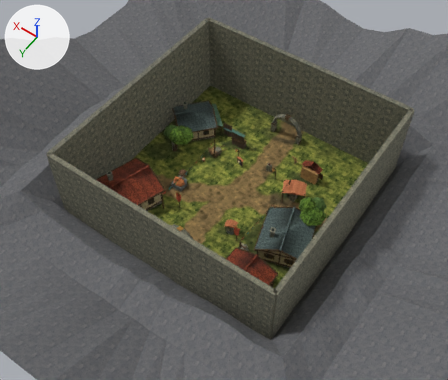
One commit to the FBX model Assets/Resources/Bellwake/Rooms/Bellmarket.fbx: the scene before it, then after it.
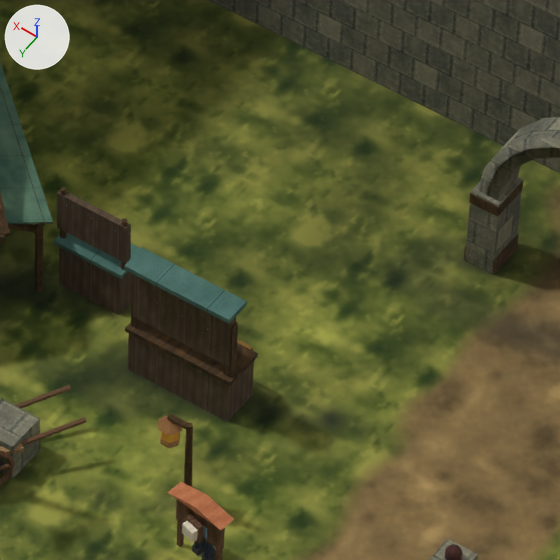
Old and new are each drawn from a 50 mm lens placed at (-37.54, 55.78, 86.95), pointed at (0.88, 1.98, 2.42) and again close up on the part from 48% to 63% of the width and 26% to 43% of the height. The axes (+X, +Y, +Z) are drawn at upper left. The lights are the same throughout. The first two pictures are the older version. Vertices at exactly the same position are counted once.

Objects in the first close-up: 'C_Solids', 'Ina', 'Roster', 'Set', 'Terrain' and 1 more.
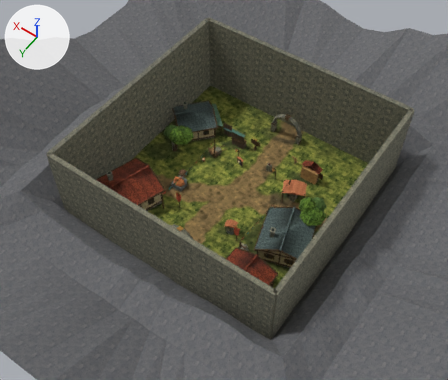
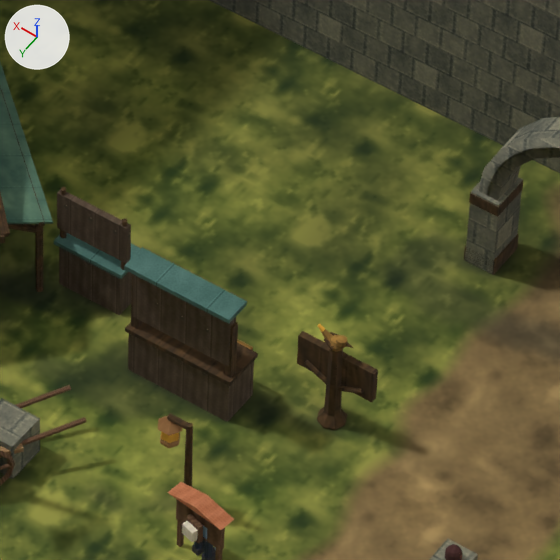
Scene script edits in JSON lines:
```json
{"op": "add", "block": "img_rowanwaypost_png", "code": ["img_rowanwaypost_png = load_image('RowanWaypost.png', '../Textures/RowanWaypost.png', 288, 128, 'sRGB')"]}
{"op": "add", "block": "mat_rowanwaypost", "code": ["mat_rowanwaypost = principled_material('RowanWaypost')", "mat_rowanwaypost.texture = img_rowanwaypost_png", "mat_rowanwaypost.roughness = 0.95"]}
{"block": "me_cube_001", "where": "# used by ob_set; location = (0.0, 0.0, 0.0)"}
{"op": "remove", "block": "me_cube_001", "code": "me_cube_001.from_pydata(...)  # 6965 vertices, 6551 faces; spans x -18.3..20.6, y -17.5..18.8, z -0.2..7.0"}
{"op": "add", "block": "me_cube_001", "code": "me_cube_001.from_pydata(...)  # 7194 vertices, 6721 faces; spans x -18.3..20.6, y -17.5..18.8, z -0.2..7.0"}
{"block": "me_cube_001", "change": "me_cube_001 part 1: a new loose piece, a box spanning x 1.93..3.87, y -11.07..-10.91, z 1.15..2.05, in mat_wood (picture img_wood_png)"}
{"block": "me_cube_001", "change": "me_cube_001 part 2: the loose piece of 14 vertices spanning x 14.2..15.4, y -2.5..-1.5, z -0.2..5.5 is copied, and the copy is multiplied about its middle by the matrix ((0.012, 0.063, -0.127), (-0.141, -0.001, -0.014), (-0.007, 0.127, 0.062)), then moved by (-12.3, -8.9, -1.4); it spans x 2.1..2.9, y -10.9..-10.8, z 1.0..1.5"}
{"block": "me_cube_001", "change": "me_cube_001 part 3: the loose piece of 14 vertices spanning x 14.2..15.4, y -2.5..-1.5, z -0.2..5.5 is copied, and the copy is multiplied about its middle by the matrix ((-0.016, -0.063, 0.126), (0.141, -0.001, 0.017), (-0.007, 0.127, 0.062)), then moved by (-11.6, -8.9, -1.4); it spans x 2.9..3.7, y -10.9..-10.8, z 1.0..1.5"}
{"block": "me_cube_001", "change": "me_cube_001 part 4: the loose piece of 14 vertices spanning x 4.8..4.9, y -10.7..-10.5, z 1.1..1.3 is copied, and the copy is multiplied about its middle by the matrix ((-0.102, -2.133, 0.854), (2.298, -0.095, 0.038), (0.0, 0.855, 2.135)), then moved by (-1.7, -0.3, 1.3); it spans x 2.9..3.3, y -11.0..-10.8, z 2.3..2.7"}
{"block": "me_cube_001", "change": "me_cube_001 part 5: the loose piece of 14 vertices spanning x -15.5..-14.1, y -2.5..-1.5, z -0.2..5.6 is copied, and the copy is scaled about its middle by (0.252, 0.00578, 0.014), then moved by (17.7, -8.8, -0.2); it spans x 2.9..3.1, y -10.8..-10.7, z 2.3..2.5"}
{"block": "me_cube_001", "change": "me_cube_001 part 6: a new loose piece of 45 vertices spanning x 2.7..3.1, y -11.1..-10.7, z 2.2..2.6, in mat_brass (picture img_brass_png)"}
{"block": "me_cube_001", "change": "me_cube_001 part 7: a new loose piece of 40 vertices spanning x 2.6..3.2, y -11.2..-10.6, z -0.2..2.4, in mat_wood (picture img_wood_png)"}
{"block": "me_cube_001", "change": "me_cube_001 part 8: a new loose piece of 36 vertices spanning x 2.6..2.9, y -11.0..-10.8, z 2.4..2.7, in mat_brass (picture img_brass_png)"}
{"block": "me_cube_001", "change": "other edits to the shape of me_cube_001 do not show in these pictures"}
{"op": "add", "block": "me_cube_001", "code": "me_cube_001.materials.append(mat_rowanwaypost)  # picture img_rowanwaypost_png"}
```

What differs and where, as boxes [x1, y1, x2, y2] in the close-ups (560 x 560 px):
```json
{"part": 1, "of": "me_cube_001", "change": "added", "after": [297, 331, 378, 402], "on screen": "brown"}
{"part": 2, "of": "me_cube_001", "change": "added", "after": [337, 386, 364, 394]}
{"part": 3, "of": "me_cube_001", "change": "added", "after": [304, 360, 327, 384]}
{"part": 4, "of": "me_cube_001", "change": "added", "after": [321, 329, 333, 340]}
{"part": 5, "of": "me_cube_001", "change": "added", "after": [324, 338, 334, 350]}
{"part": 6, "of": "me_cube_001", "change": "added", "after": [329, 335, 343, 352]}
{"part": 7, "of": "me_cube_001", "change": "added", "after": [317, 349, 348, 430], "on screen": "brown"}
{"part": 8, "of": "me_cube_001", "change": "added", "after": [336, 335, 348, 348]}
```
